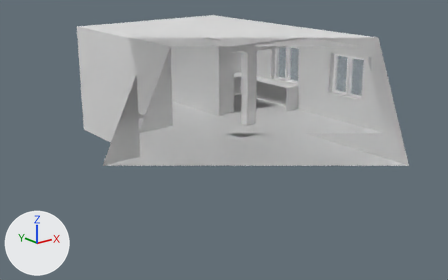
The OBJ model Assets/Models/Krakow.obj, before and after one commit.
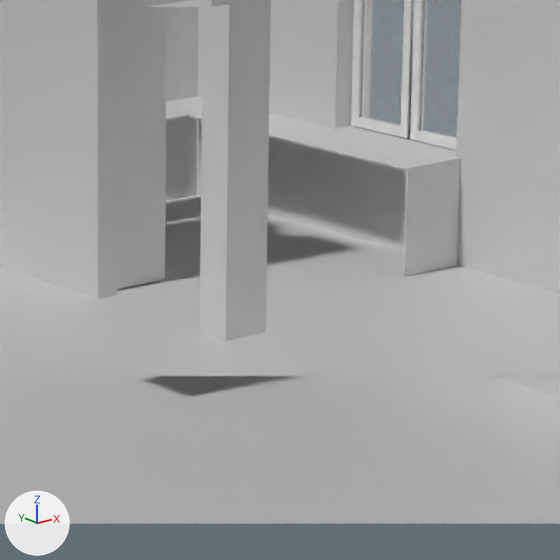
Each version appears first whole from a camera (50 mm lens) standing at (-16.33, -19.3, 5.88) and looking at (-4.11, -4.02, -0.23), and next in a close-up on the part from 44% to 71% of the width and 18% to 62% of the height. The axes (+X, +Y, +Z) are drawn at lower left. The lights are the same throughout. The first two pictures are the older version. Everything nearer to the camera than a plane just in front of the edit is cut away. Where no turn or scale is listed for an object, it has been applied to the vertices.
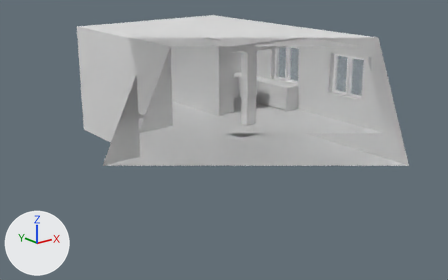
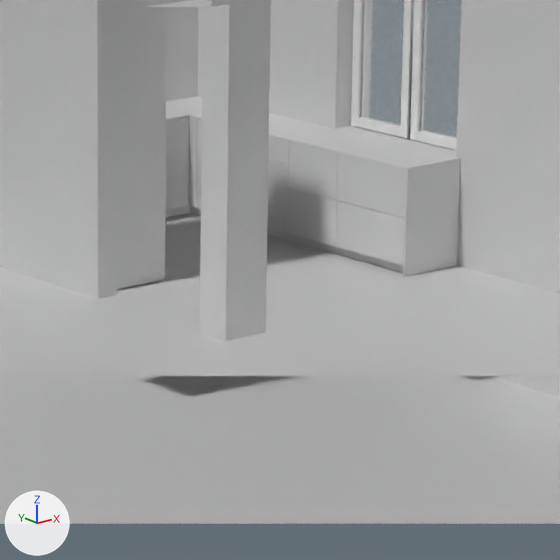
Location of each change, [x1, y1, x2, y2] in pixels of the close-ups (560 x 560 px):
'Plane.006', added
    after: [336, 154, 406, 273]
    faces in mat_u702_pm (white #e7e7e7): [336, 154, 406, 265]
    faces in mat_u702_st9 (white #e7e7e7): [343, 249, 403, 273]
'Plane.007', added
    after: [288, 142, 343, 256]
    faces in mat_u702_pm (white #e7e7e7): [288, 142, 338, 247]
    faces in mat_u702_st9 (white #e7e7e7): [294, 235, 343, 256]
'Plane.012', added
    after: [165, 117, 201, 217]
    faces in mat_u702_pm (white #e7e7e7): [165, 117, 197, 210]
    faces in mat_u702_st9 (white #e7e7e7): [165, 205, 201, 217]
'Plane.008', added
    after: [267, 137, 295, 242]
    faces in mat_u702_pm (white #e7e7e7): [267, 137, 289, 233]
    faces in mat_u702_st9 (white #e7e7e7): [267, 228, 295, 242]
'Plane.009', added
    after: [196, 119, 202, 209]

The change, as a list of edits to the scene's bpy script:
```text
Add me_plane_012:
    me_plane_012.from_pydata(...)  # 271 vertices, 524 faces; spans x -1.05..0.0, y -0.7..0.0, z 0.01..0.89
    # faces by material slot: [436, 88]
    me_plane_012.materials.append(mat_u702_st9)  # white #e7e7e7
    me_plane_012.materials.append(mat_u702_pm)  # white #e7e7e7
Add me_plane_009:
    me_plane_009.from_pydata(...)  # 48 vertices, 88 faces; spans x -0.6..-0.502, y -1.3..-0.7, z 0.01..0.888
    # faces by material slot: [44, 44]
    me_plane_009.materials.append(mat_u702_st9)  # white #e7e7e7
    me_plane_009.materials.append(mat_u702_pm)  # white #e7e7e7
Add me_plane_008:
    me_plane_008.from_pydata(...)  # 184 vertices, 352 faces; spans x -0.6..0.0, y -1.9..-1.3, z 0.01..0.89
    # faces by material slot: [264, 88]
    me_plane_008.materials.append(mat_u702_st9)  # white #e7e7e7
    me_plane_008.materials.append(mat_u702_pm)  # white #e7e7e7
Add me_plane_007:
    me_plane_007.from_pydata(...)  # 180 vertices, 328 faces; spans x -0.6..0.0, y -2.5..-1.9, z 0.01..0.89
    # faces by material slot: [240, 88]
    me_plane_007.materials.append(mat_u702_st9)  # white #e7e7e7
    me_plane_007.materials.append(mat_u702_pm)  # white #e7e7e7
Add me_plane_006:
    me_plane_006.from_pydata(...)  # 184 vertices, 352 faces; spans x -0.6..0.0, y -3.3..-2.5, z 0.01..0.89
    # faces by material slot: [264, 88]
    me_plane_006.materials.append(mat_u702_st9)  # white #e7e7e7
    me_plane_006.materials.append(mat_u702_pm)  # white #e7e7e7
Add ob_plane_012:
    ob_plane_012 = bpy.data.objects.new('Plane.012', me_plane_012)
    ob_plane_012.location = (0.0, 0.0, 0.0)
Add ob_plane_009:
    ob_plane_009 = bpy.data.objects.new('Plane.009', me_plane_009)
    ob_plane_009.location = (0.0, 0.0, 0.0)
Add ob_plane_008:
    ob_plane_008 = bpy.data.objects.new('Plane.008', me_plane_008)
    ob_plane_008.location = (0.0, 0.0, 0.0)
Add ob_plane_007:
    ob_plane_007 = bpy.data.objects.new('Plane.007', me_plane_007)
    ob_plane_007.location = (0.0, 0.0, 0.0)
Add ob_plane_006:
    ob_plane_006 = bpy.data.objects.new('Plane.006', me_plane_006)
    ob_plane_006.location = (0.0, 0.0, 0.0)
```
